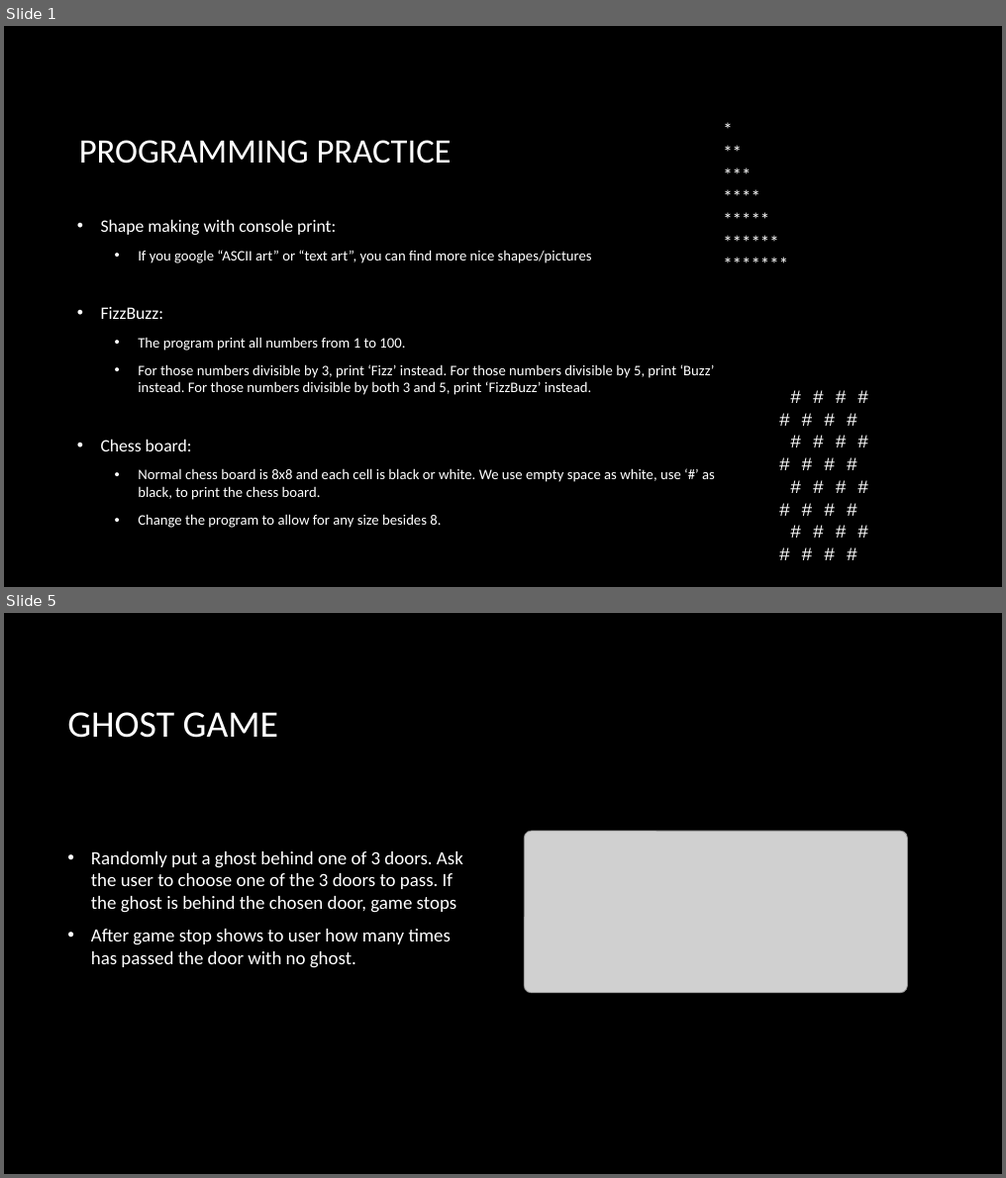
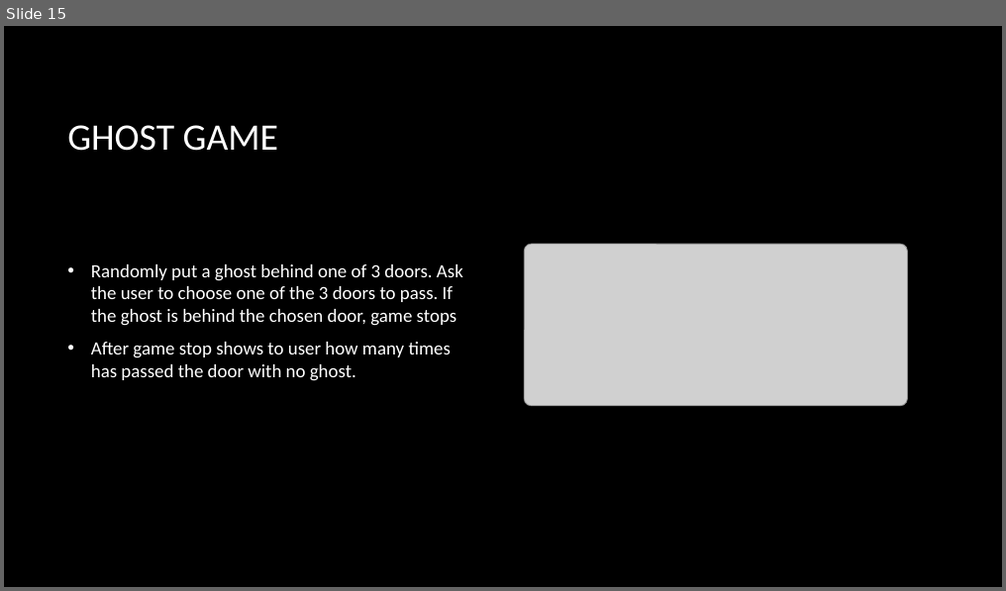
Before and after one commit to bon-netizen/Python-Class-Beginner, a slide deck: Py B - unit 1p.pptx. Shown one above the other, each under a label of ours: slides 1 and 5 before the commit, slide 15 after it; the slides between them are not shown. The pictures are 1006x1178 and 1006x591 pixels, drawn with LibreOffice and Linux fonts; fonts in the diff are those of the drawing; grey boxes stand for pictures; background and template pictures are left out. Boxes give left, top, right and bottom in pixels: in the first picture for what was removed or moved away, otherwise in the second. Text is boxed around its words. In the diff, an @@ line names an element or a change of style, - is before the commit and + after.

```diff
--- a/Py B - unit 1p.pptx
+++ b/Py B - unit 1p.pptx
@@ slide 1 removed at [4, 26, 1002, 587], background picture (left out) @@
@@ text removed at [678, 114, 893, 280] @@
-  *
-  **
-  ***
-  ****
-  *****
-  ******
-  *******
@@ title removed at [79, 140, 451, 164] @@
-PROGRAMMING PRACTICE
@@ text removed at [101, 219, 715, 528] @@
-• Shape making with console print:
-  • If you google “ASCII art” or “text art”, you can find more nice shapes/pictures
-• FizzBuzz:
-  • The program print all numbers from 1 to 100.
-  • For those numbers divisible by 3, print ‘Fizz’ instead. For those numbers divisible by 5, print ‘Buzz’ instead. For those numbers divisible by both 3 and 5, print ‘FizzBuzz’ instead.
-• Chess board:
-  • Normal chess board is 8x8 and each cell is black or white. We use empty space as white, use ‘#’ as black, to print the chess board.
-  • Change the program to allow for any size besides 8.
@@ text removed at [735, 381, 949, 570] @@
-  # # # #
-  # # # #
-  # # # #
-  # # # #
-  # # # #
-  # # # #
-  # # # #
-  # # # #
@@ what was slide 5 is now slide 15 @@
```
Also in this commit, not shown: 3 slides changed, 9 slides added, 14 other files.
